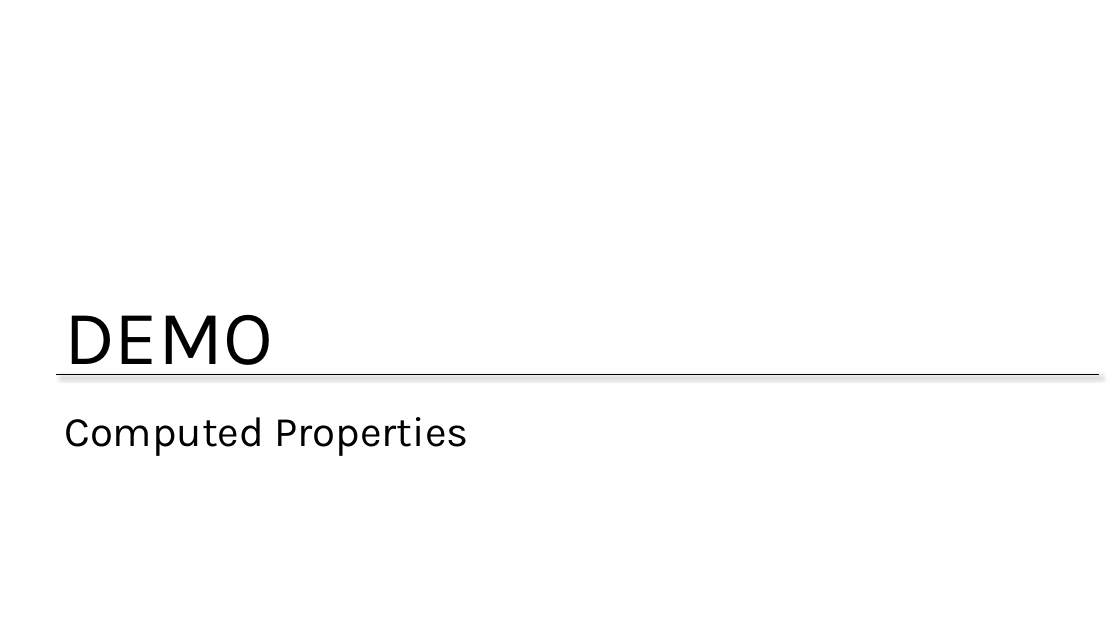
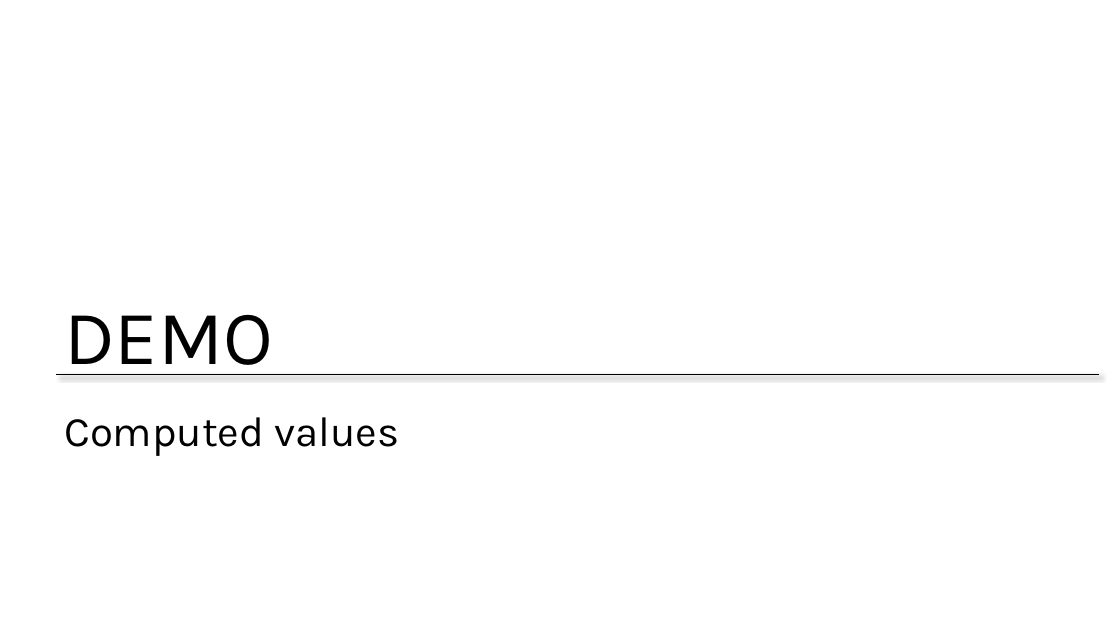
Before and after one commit to jongalloway/Knockout-MVA, a slide deck: slide 19 of Slides/2 - Binding and Models.pptx (slide 6 before the commit). Drawn at 1120x630 pixels with LibreOffice and Linux fonts; fonts in the diff are those of the drawing; background and template pictures are left out. Boxes give left, top, right and bottom in pixels: in the first picture for what was removed or moved away, otherwise in the second. Text is boxed around its words. In the diff, an @@ line names an element or a change of style, - is before the commit and + after.

```diff
--- a/Slides/2 - Binding and Models.pptx
+++ b/Slides/2 - Binding and Models.pptx
@@ title at (64, 417, 399, 456): text changed @@
-Computed Properties
+Computed values
```
Also in this commit, not shown: 7 other slides changed, 17 slides added, 3 slides removed, 55 other files.
